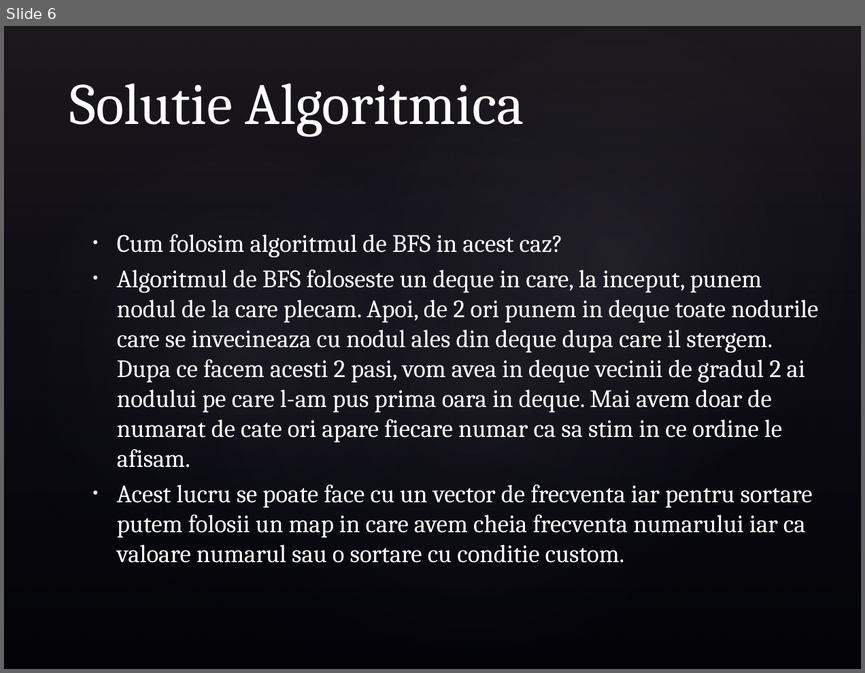
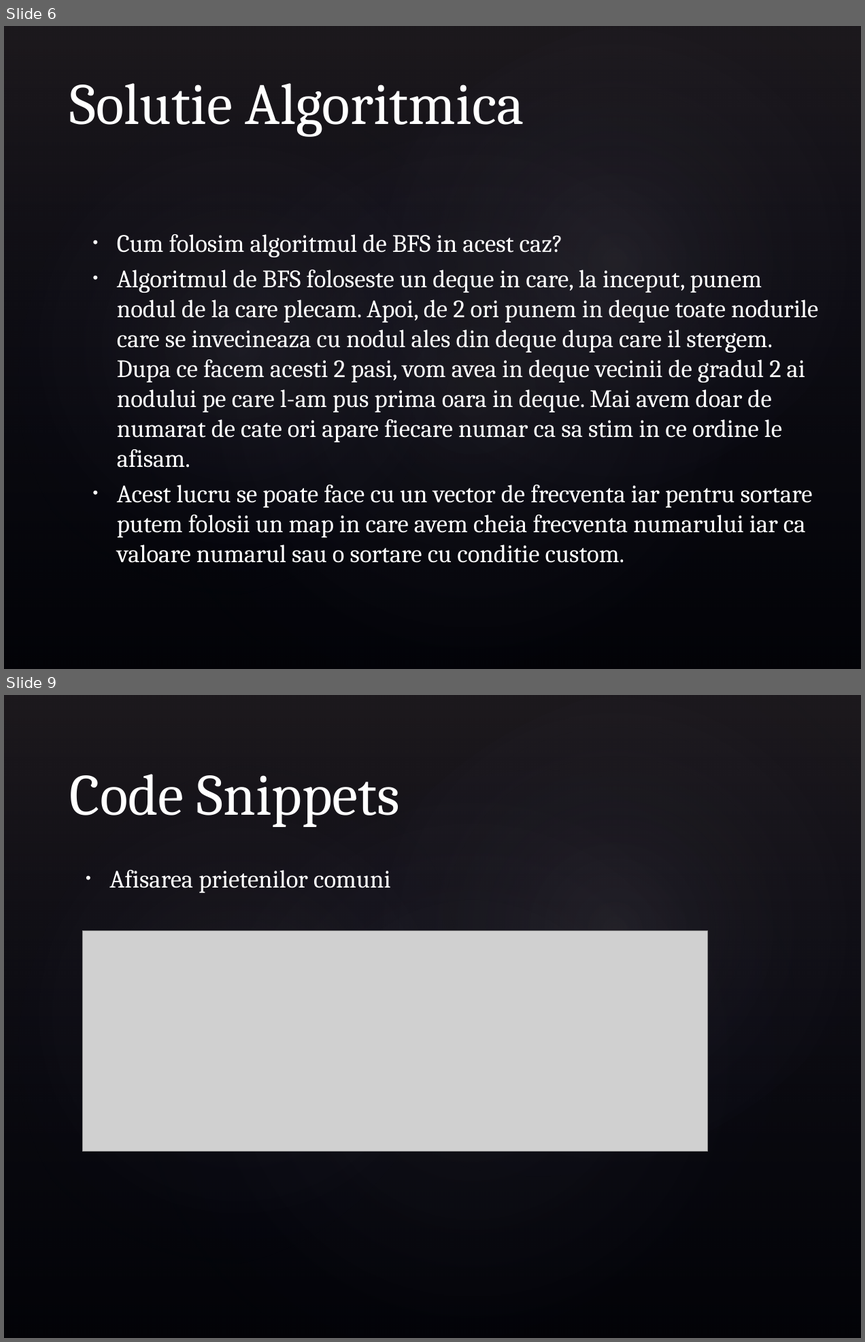
Before and after one commit to MickeyGT/Free-work-stuff, a slide deck: Presented-Problems/Turcu Gabriel - FoF.pptx. Shown one above the other, each under a label of ours: slide 6 before the commit, slides 6 and 9 after it; the slides between them are not shown. The pictures are 865x673 and 865x1342 pixels, drawn with LibreOffice and Linux fonts; fonts in the diff are those of the drawing; grey boxes stand for pictures; background and template pictures are left out. Boxes give left, top, right and bottom in pixels: in the first picture for what was removed or moved away, otherwise in the second. Text is boxed around its words. In the diff, an @@ line names an element or a change of style, - is before the commit and + after.

```diff
--- a/Presented-Problems/Turcu Gabriel - FoF.pptx
+++ b/Presented-Problems/Turcu Gabriel - FoF.pptx
@@ slide 9 added at [4, 695, 861, 1338], background picture (left out); not listed: 4 template elements that a slide beside it also shows @@
@@ title added at [70, 774, 400, 827], 49 pt, text #FFFFFF @@
+Code Snippets
@@ text added at [109, 870, 391, 893], 21 pt, text #FFFFFF @@
+• Afisarea prietenilor comuni
@@ picture added at [83, 930, 707, 1151] @@
```
Also in this commit, not shown: 1 slide changed, 3 other slides added, 4 other files.
